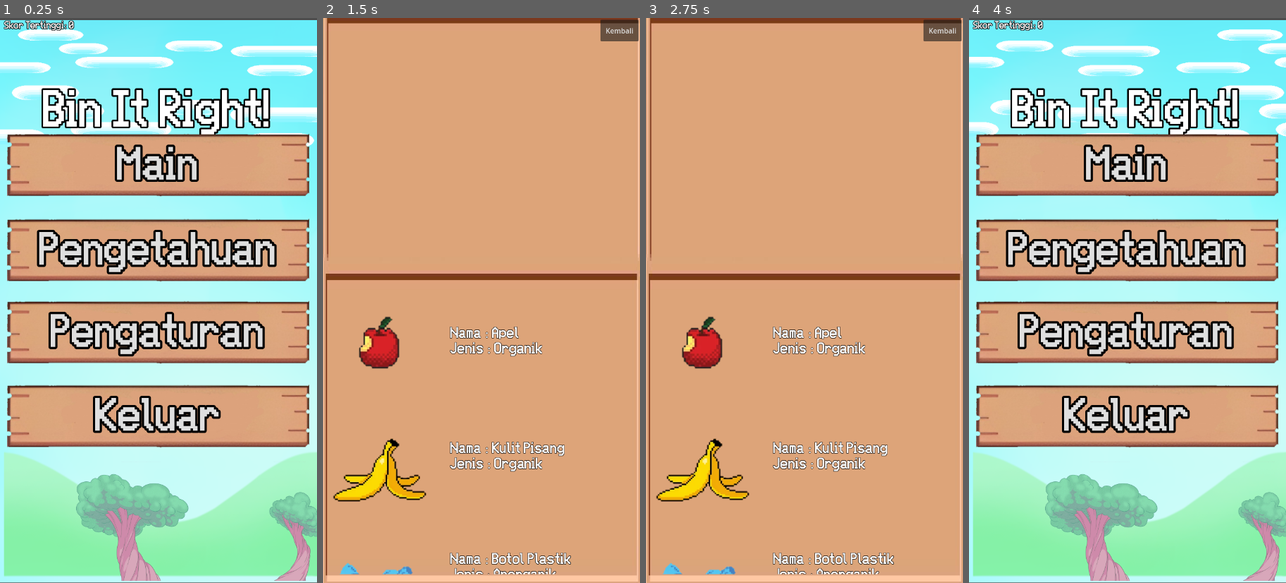
Above: before the commit, frames 1-4 (left to right).
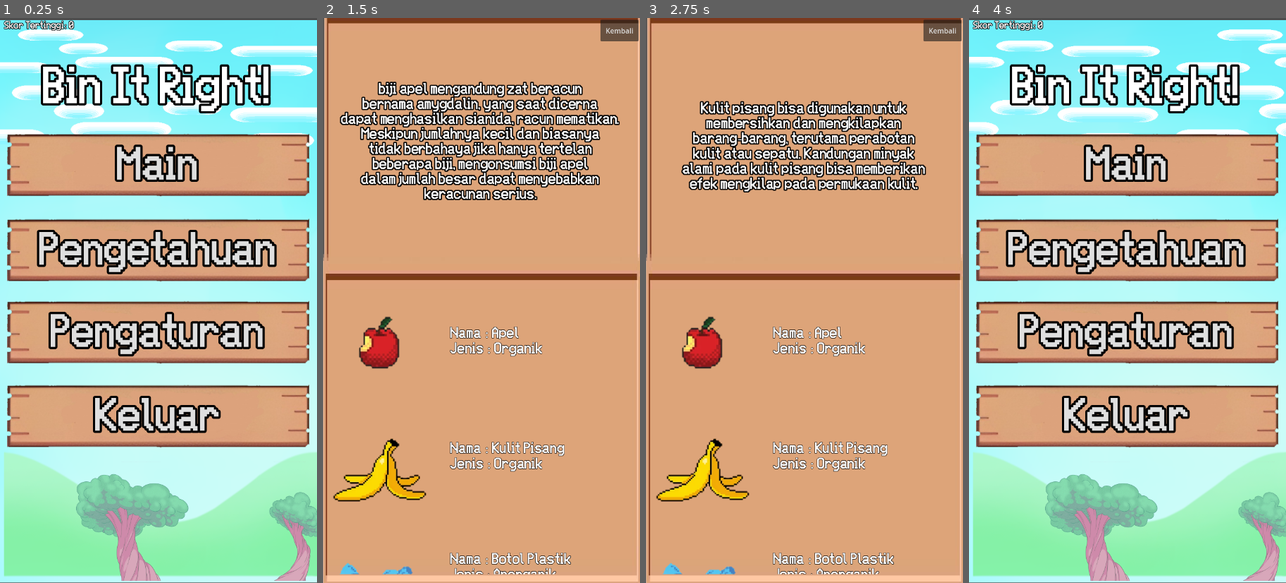
Above: after the commit, the same moments.

Repository: RaFYWStud/Project_GameDev
Game: Godot game, scene res://Scenes/MainMenu.tscn
Same seed, same stepped clock (60 frames per second), same inputs: the game is played once before the commit and once after it.
Inputs (mouse positions are in pixels of both pictures, inside the frame that each line leads up to):
- Up to frame 1 (0.25 s): no input
- Up to frame 2 (1.5 s): click "Pengetahuan" at 0.5 s; click (386, 340) at 1.25 s
- Up to frame 3 (2.75 s): click (709, 458) at 2 s
- Up to frame 4 (4 s): click (1032, 566) at 2.75 s; click "Kembali" at 3.5 s

The runs differ from the first frame. In frame 1, 5.4% of the frame differs, in the area x 12-86%, y 8-21%; in frame 2, 11%, in the area x 0-94%, y 0-100%; in frame 3, 8.2%; in frame 4, 5.5%.

Commit message:
Menambahkan Logika pada button Sampah di bagian Pengetahuan

Diff:
--- a/Scenes/MainMenu.tscn
+++ b/Scenes/MainMenu.tscn
@@ -170,11 +170,11 @@
 [node name="TitleLabel" type="Label" parent="."]
 layout_mode = 0
 offset_left = 98.0
-offset_top = 163.0
+offset_top = 110.0
 offset_right = 615.0
-offset_bottom = 264.0
+offset_bottom = 211.0
 theme_override_colors/font_outline_color = Color(0, 0, 0, 1)
-theme_override_constants/outline_size = 15
+theme_override_constants/outline_size = 20
 theme_override_fonts/font = ExtResource("2_xebin")
 theme_override_font_sizes/font_size = 100
 text = "Bin It Right!"
--- a/Scenes/almanac.gd
+++ b/Scenes/almanac.gd
@@ -1,4 +1,12 @@
 extends Control
+
+@onready var apple_label = get_node("/root/Almanac/FunFact/applefunfact")
+@onready var banana_label = get_node("/root/Almanac/FunFact/bananafunfact")
+@onready var waterbottle_label = get_node("/root/Almanac/FunFact/waterbottlefunfact")
+@onready var can_label = get_node("/root/Almanac/FunFact/canfunfact")
+@onready var battery_label = get_node("/root/Almanac/FunFact/batteryfunfact") # Perbaikan nama
+@onready var poison_label = get_node("/root/Almanac/FunFact/poisonfunfact")
+
 
 
 # Called when the node enters the scene tree for the first time.
@@ -8,3 +16,64 @@
 
 func _on_back_button_pressed() -> void:
 	get_tree().change_scene_to_file("res://Scenes/MainMenu.tscn")
+
+
+func _on_Apple_pressed():
+	apple_label.visible = false
+	banana_label.visible = false
+	waterbottle_label.visible = false
+	can_label.visible = false
+	battery_label.visible = false
+	poison_label.visible = false
+
+	apple_label.visible = not apple_label.visible
+
+func _on_Banan_pressed():
+	apple_label.visible = false
+	banana_label.visible = false
+	waterbottle_label.visible = false
+	can_label.visible = false
+	battery_label.visible = false
+	poison_label.visible = false
+
+	banana_label.visible = not banana_label.visible
+
+func _on_WaterBottle_pressed():
+	apple_label.visible = false
+	banana_label.visible = false
+	waterbottle_label.visible = false
+	can_label.visible = false
+	battery_label.visible = false
+	poison_label.visible = false
+
+	waterbottle_label.visible = not waterbottle_label.visible
+
+func _on_Can_pressed():
+	apple_label.visible = false
+	banana_label.visible = false
+	waterbottle_label.visible = false
+	can_label.visible = false
+	battery_label.visible = false
+	poison_label.visible = false
+
+	can_label.visible = not battery_label.visible
+
+func _on_Battery_pressed():
+	apple_label.visible = false
+	banana_label.visible = false
+	waterbottle_label.visible = false
+	can_label.visible = false
+	battery_label.visible = false
+	poison_label.visible = false
+
+	battery_label.visible = not battery_label.visible
+
+func _on_Poison_pressed():
+	apple_label.visible = false
+	banana_label.visible = false
+	waterbottle_label.visible = false
+	can_label.visible = false
+	battery_label.visible = false
+	poison_label.visible = false
+
+	poison_label.visible = not poison_label.visible
--- a/Scenes/almanac.tscn
+++ b/Scenes/almanac.tscn
@@ -22,6 +22,120 @@
 script = ExtResource("1_iu5vl")
 metadata/_edit_lock_ = true
 
+[node name="FunFact" type="CanvasLayer" parent="."]
+
+[node name="applefunfact" type="Label" parent="FunFact"]
+visible = false
+offset_left = 20.0
+offset_top = 21.0
+offset_right = 696.0
+offset_bottom = 543.0
+theme_override_constants/outline_size = 10
+theme_override_fonts/font = ExtResource("2_pa56i")
+theme_override_font_sizes/font_size = 30
+text = "biji apel mengandung zat beracun
+bernama amygdalin, yang saat dicerna
+dapat menghasilkan sianida, racun mematikan.
+Meskipun jumlahnya kecil dan biasanya
+tidak berbahaya jika hanya tertelan
+beberapa biji, mengonsumsi biji apel
+dalam jumlah besar dapat menyebabkan
+keracunan serius."
+horizontal_alignment = 1
+vertical_alignment = 1
+
+[node name="bananafunfact" type="Label" parent="FunFact"]
+visible = false
+offset_left = 7.0
+offset_top = 28.0
+offset_right = 711.0
+offset_bottom = 556.0
+theme_override_constants/outline_size = 10
+theme_override_fonts/font = ExtResource("2_pa56i")
+theme_override_font_sizes/font_size = 30
+text = "Kulit pisang bisa digunakan untuk
+membersihkan dan mengkilapkan
+barang-barang, terutama perabotan
+kulit atau sepatu. Kandungan minyak
+alami pada kulit pisang bisa memberikan
+efek mengkilap pada permukaan kulit."
+horizontal_alignment = 1
+vertical_alignment = 1
+
+[node name="waterbottlefunfact" type="Label" parent="FunFact"]
+visible = false
+offset_left = 14.0
+offset_top = 56.0
+offset_right = 709.0
+offset_bottom = 556.0
+theme_override_constants/outline_size = 10
+theme_override_fonts/font = ExtResource("2_pa56i")
+theme_override_font_sizes/font_size = 30
+text = "Botol air modern pertama kali
+dibuat pada tahun 1940-an.
+Sebelumnya, orang sering
+membawa air menggunakan
+wadah lain seperti kulit atau kaleng.
+Botol plastik seperti yang kita
+ kenal sekarang menjadi populer pada
+ tahun 1960-an."
+horizontal_alignment = 1
+vertical_alignment = 1
+
+[node name="canfunfact" type="Label" parent="FunFact"]
+visible = false
+offset_left = 15.0
+offset_top = 12.0
+offset_right = 707.0
+offset_bottom = 572.0
+theme_override_constants/outline_size = 10
+theme_override_fonts/font = ExtResource("2_pa56i")
+theme_override_font_sizes/font_size = 30
+text = "Kaleng ditemukan pada awal abad ke-19
+untuk menyimpan makanan bagi tentara
+selama perang. Pada tahun 1810, Peter Durand
+mematenkan ide menyimpan makanan
+dalam wadah logam untuk membuatnya
+tahan lama."
+horizontal_alignment = 1
+vertical_alignment = 1
+
+[node name="batteryfunfact" type="Label" parent="FunFact"]
+visible = false
+offset_left = 8.0
+offset_top = 22.0
+offset_right = 728.0
+offset_bottom = 547.0
+theme_override_constants/outline_size = 10
+theme_override_fonts/font = ExtResource("2_pa56i")
+theme_override_font_sizes/font_size = 30
+text = "Baterai bekas yang dibuang sembarangan
+mengandung bahan kimia beracun seperti
+timbal, merkuri, dan kadmium, yang dapat
+meresap ke dalam tanah dan mencemari
+air tanah. Ini berbahaya bagi ekosistem
+ dan kesehatan manusia."
+horizontal_alignment = 1
+vertical_alignment = 1
+
+[node name="poisonfunfact" type="Label" parent="FunFact"]
+visible = false
+offset_left = 11.0
+offset_top = 44.0
+offset_right = 714.0
+offset_bottom = 536.0
+theme_override_constants/outline_size = 10
+theme_override_fonts/font = ExtResource("2_pa56i")
+theme_override_font_sizes/font_size = 30
+text = "Bahan kimia beracun seperti merkuri dan DDT
+dapat mencemari lingkungan dan masuk ke
+rantai makanan. Racun ini terkumpul
+di makhluk hidup (bioakumulasi) dan menjadi
+semakin berbahayadi tingkat predator puncak,
+termasuk manusia."
+horizontal_alignment = 1
+vertical_alignment = 1
+
 [node name="ScrollContainer" type="ScrollContainer" parent="."]
 z_as_relative = false
 layout_mode = 0
@@ -29,6 +143,7 @@
 offset_top = 604.0
 offset_right = 717.0
 offset_bottom = 1260.0
+metadata/_edit_lock_ = true
 
 [node name="GridContainer" type="GridContainer" parent="ScrollContainer"]
 z_index = 5
@@ -36,6 +151,7 @@
 size_flags_horizontal = 2
 size_flags_vertical = 3
 columns = 2
+metadata/_edit_lock_ = true
 
 [node name="Apple" type="Button" parent="ScrollContainer/GridContainer"]
 texture_filter = 1
@@ -142,6 +258,7 @@
 Jenis : B3"
 
 [node name="BackGround" type="Sprite2D" parent="."]
+visible = false
 z_index = 1
 texture_filter = 1
 position = Vector2(366, 878)
@@ -154,12 +271,14 @@
 position = Vector2(361.5, 913.5)
 scale = Vector2(1.02539, 7.27193)
 texture = ExtResource("1_68f5j")
+metadata/_edit_lock_ = true
 
 [node name="Scroll Background2" type="Sprite2D" parent="."]
 z_index = 1
 position = Vector2(364, 279.5)
 scale = Vector2(1.02539, 6.07895)
 texture = ExtResource("1_68f5j")
+metadata/_edit_lock_ = true
 
 [node name="BackButton" type="Button" parent="."]
 z_index = 10
@@ -169,5 +288,12 @@
 offset_right = 717.0
 offset_bottom = 53.0
 text = "Kembali"
-
+metadata/_edit_lock_ = true
+
+[connection signal="pressed" from="ScrollContainer/GridContainer/Apple" to="." method="_on_Apple_pressed"]
+[connection signal="pressed" from="ScrollContainer/GridContainer/BananSkin" to="." method="_on_Banan_pressed"]
+[connection signal="pressed" from="ScrollContainer/GridContainer/WaterBottle" to="." method="_on_WaterBottle_pressed"]
+[connection signal="pressed" from="ScrollContainer/GridContainer/Can" to="." method="_on_Can_pressed"]
+[connection signal="pressed" from="ScrollContainer/GridContainer/Battery" to="." method="_on_Battery_pressed"]
+[connection signal="pressed" from="ScrollContainer/GridContainer/Poison" to="." method="_on_Poison_pressed"]
 [connection signal="pressed" from="BackButton" to="." method="_on_back_button_pressed"]
